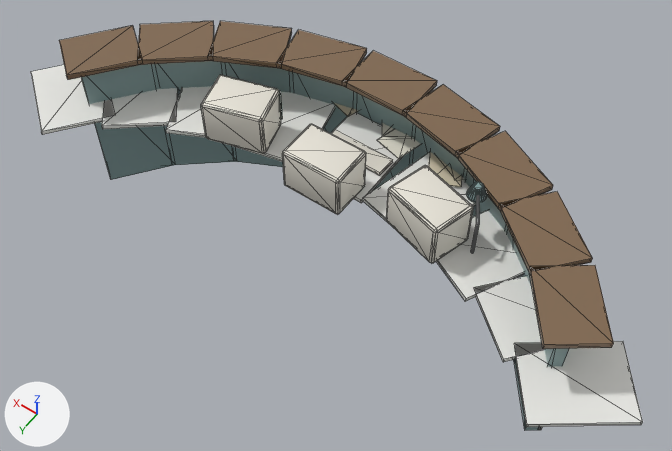
An edit to the glTF model assets/models/props/security_desk.glb, drawn before and after from the same camera.
Rendered twice from a 50 mm camera at (-2.24, 3.72, 5.2) aimed at (-0.08, 0.7, 0.45). The axes (+X, +Y, +Z) are drawn at lower left. The lights are the same throughout. The picture after the commit comes second. Mesh edges are drawn as thin lines. Objects named as collision shapes, trigger or cutter boxes, shadow casters or lower levels of detail are left out. Where no turn or scale is listed for an object, it has been applied to the vertices. Vertices at exactly the same position are counted once.

In view in the first picture: 'security_desk'.
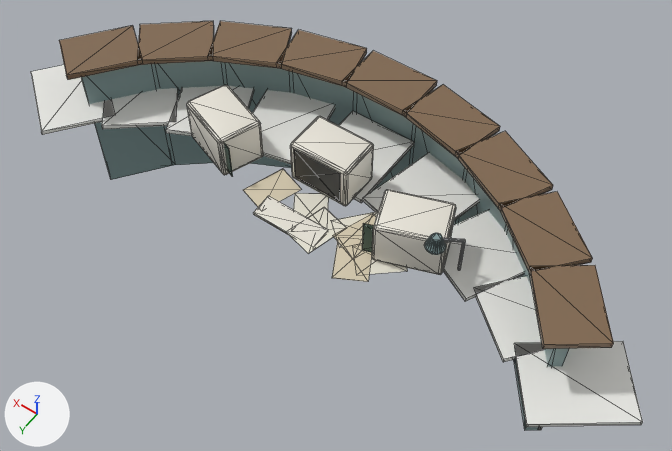
The change in detail:
me_security_desk is used by ob_security_desk; location (-1.604, 0.806, 0.55).
me_security_desk had 612 vertices, 1024 faces and spanned x -0.67..3.87, y -1.1..0.58, z -0.55..0.62.
me_security_desk now has 612 vertices, 1024 faces and spans x -0.67..3.87, y -0.98..0.58, z -0.55..0.62.
me_security_desk part 1: the loose piece of 48 vertices spanning x 0.64..0.76, y -0.42..-0.3, z 0.54..0.62 is moved by (0.0, 0.45, 0.0).
me_security_desk part 2: the loose piece of 56 vertices spanning x 0.67..1.14, y -0.37..0.02, z 0.24..0.56 is turned 36.1 degrees about the z axis through its middle, then moved by (0.0, 0.16, 0.0).
me_security_desk part 3: the loose piece of 56 vertices spanning x 1.39..1.81, y -0.26..0.04, z 0.24..0.56 is moved by (0.0, -0.08, 0.0).
me_security_desk part 4: the loose piece of 56 vertices spanning x 2.07..2.54, y -0.37..0.02, z 0.24..0.56 is turned -36.1 degrees about the z axis through its middle, then moved by (0.0, 0.17, 0.0).
me_security_desk part 5: the loose piece of 8 vertices spanning x 1.38..1.83, y -0.53..-0.38, z 0.22..0.26 is moved by (0.0, 0.7, 0.0).
me_security_desk part 6: the loose piece of 8 vertices spanning x 0.74..1.07, y -0.38..-0.28, z 0.28..0.53 is scaled about its middle by (0.977, -1.24, 1), then moved by (0.05, 0.47, 0.0).
me_security_desk part 7: the loose piece of 8 vertices spanning x 2.14..2.47, y -0.38..-0.28, z 0.28..0.53 is scaled about its middle by (0.977, -1.24, 1), then moved by (-0.05, 0.47, 0.0).
me_security_desk part 8: the loose piece of 8 vertices spanning x 1.43..1.77, y -0.26, z 0.28..0.53 is moved by (0.0, 0.23, 0.0).
me_security_desk part 9: the loose piece of 8 vertices spanning x 1.38..1.71, y -1.03..-0.66, z 0.24 is moved by (0.01, 0.96, 0.0).
me_security_desk part 10: the loose piece of 8 vertices spanning x 0.75..1.11, y -0.97..-0.61, z 0.24 is moved by (0.08, 0.95, 0.0).
me_security_desk part 11: the loose piece of 8 vertices spanning x 1.01..1.36, y -1.1..-0.74, z 0.24 is moved by (0.05, 0.97, 0.0).
me_security_desk part 12: the loose piece of 8 vertices spanning x 1.28..1.56, y -0.9..-0.56, z 0.24..0.25 is moved by (0.02, 0.94, 0.0).
me_security_desk part 13: the loose piece of 8 vertices spanning x 1.74..2.03, y -1.03..-0.68, z 0.24 is moved by (-0.04, 0.96, 0.0).
me_security_desk part 14: the loose piece of 8 vertices spanning x 0.91..1.24, y -0.85..-0.49, z 0.24 is moved by (0.07, 0.92, 0.0).
me_security_desk part 15: the loose piece of 8 vertices spanning x 0.98..1.28, y -1.06..-0.71, z 0.24..0.25 is moved by (0.06, 0.97, 0.0).
me_security_desk part 16: all 3 vertices in x 0.6..0.61, y -0.2, z 0.5..0.51 are moved by (0.0, 0.15, -0.01).
me_security_desk part 17: 2 of the vertices in x 0.7..0.71, y -0.36..-0.35, z 0.59..0.61 are moved by (0.0, 0.45, 0.0).
me_security_desk part 18: all 3 vertices in x 0.7..0.71, y -0.36, z 0.59..0.6 are moved by (0.01, 0.45, 0.01).
Other edits to the shape of me_security_desk do not show in these pictures.

Location of each change, (x1, y1, x2, y2) in pixels of the pictures (672 x 451 px; the box of a moved part takes in the faces that stretch with it):
part 1 of me_security_desk, moved or reshaped: before (466, 182, 487, 203); after (425, 233, 446, 255)
part 2 of me_security_desk, moved or reshaped: before (386, 165, 474, 263); after (372, 190, 456, 275)
part 3 of me_security_desk, moved or reshaped: before (282, 124, 366, 214); after (290, 116, 374, 206)
part 4 of me_security_desk, moved or reshaped: before (201, 75, 281, 154); after (187, 85, 263, 175)
part 5 of me_security_desk, moved or reshaped: before (331, 130, 393, 176); after (253, 196, 328, 247)
part 6 of me_security_desk, moved or reshaped (not visible before): after (362, 223, 374, 252)
part 7 of me_security_desk, moved or reshaped: before (279, 91, 283, 119); after (224, 143, 233, 177)
part 8 of me_security_desk, moved or reshaped (not visible before): after (294, 149, 340, 201)
part 9 of me_security_desk, moved or reshaped (mostly hidden before): before (382, 123, 394, 137); after (293, 193, 328, 218)
part 10 of me_security_desk, moved or reshaped (not visible before): after (369, 256, 407, 274)
part 11 of me_security_desk, moved or reshaped (not visible before): after (338, 211, 378, 248)
part 12 of me_security_desk, moved or reshaped: before (377, 129, 421, 159); after (286, 207, 346, 253)
part 13 of me_security_desk, moved or reshaped (mostly hidden before): before (334, 103, 358, 117); after (243, 169, 301, 207)
part 14 of me_security_desk, moved or reshaped: before (429, 152, 462, 187); after (332, 242, 372, 282)
part 15 of me_security_desk, moved or reshaped (not visible before): after (332, 213, 376, 259)
part 16 of me_security_desk, moved or reshaped: before (471, 195, 479, 253); after (445, 241, 466, 270)
part 17 of me_security_desk, moved or reshaped (mostly hidden): before (478, 195, 480, 224); after (444, 239, 466, 242)
part 18 of me_security_desk, moved or reshaped (not visible before): after (443, 238, 466, 241)
